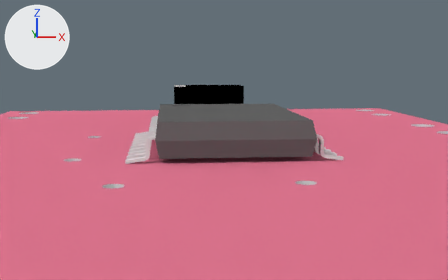
Renders of the Blender file products/12082/geometry_edit_blender/AD5330_Breakout.blend from each side of a commit.
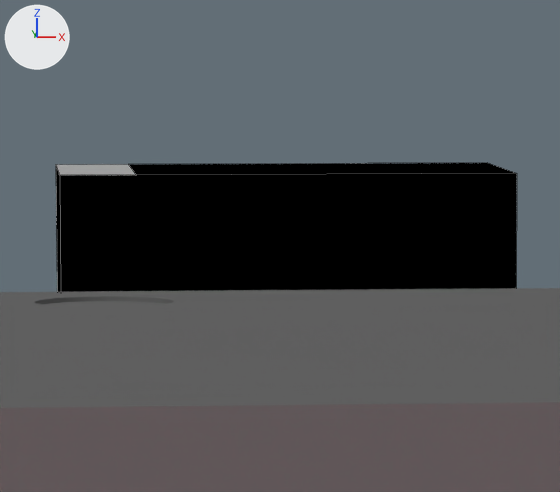
Old and new are each drawn from a camera (50 mm lens) standing at (8.23, -6.14, 3.65) and looking at (10.85, 21.31, -0.01) and again close up on the part from 37% to 56% of the width and 21% to 48% of the height. Lighting does not change. The marker at upper left points along +X, +Y and +Z. The close-ups show mesh edges as thin lines.

Names of what the first close-up shows: 'Mesh3 EIA3216_1 Model', 'Mesh4 TSSOP20_1 Model'.
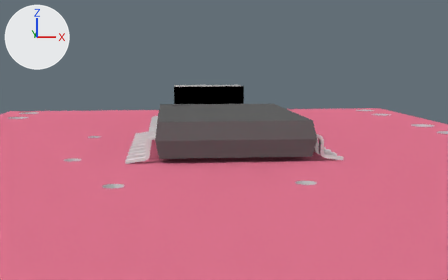
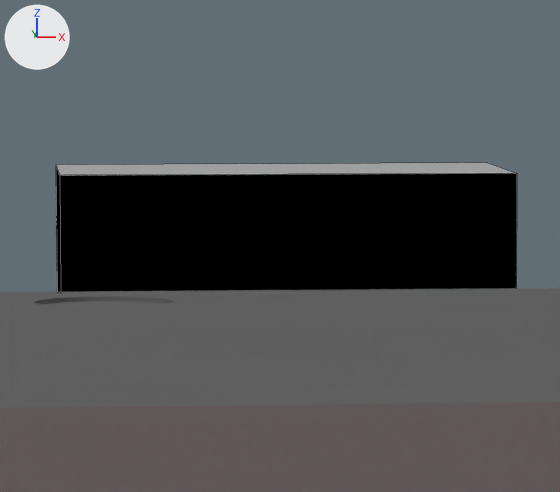
Boxes (x1, y1, x2, y2) around the edits, measured in the close-ups (560 x 492 px; the box of a moved part takes in the faces that stretch with it):
part 1 of me_mesh3_eia3216_1_model, moved or reshaped
    both: (122, 163, 517, 179)

Diff of the bpy script that builds the scene:
```diff
--- a/products/12082/geometry_edit_blender/AD5330_Breakout.blend.py
+++ b/products/12082/geometry_edit_blender/AD5330_Breakout.blend.py
@@ me_mesh3_eia3216_1_model @@
 me_mesh3_eia3216_1_model.from_pydata(...)  # 26 vertices, 19 faces; spans x 8.56..11.76, y 0.8..2.4, z -22.39..-20.79
 # used by ob_mesh3_eia3216_1_model
 # verts and faces of me_mesh3_eia3216_1_model; kept vertices keep their numbers, new ones are numbered from 26
 # before: 6 (11.66, 2.4, -22.39) at pixel (487, 162), 7 (11.66, 2.4, -20.79) at pixel (516, 173), 8 (11.66, 0.8, -20.79), 10 (11.66, 0.8, -22.39), 11 (9.16, 2.4, -22.39) at pixel (128, 164)
 # before: 12 (9.16, 2.4, -20.79) at pixel (136, 175), 13 (8.66, 2.4, -22.39) at pixel (55, 164), 14 (8.66, 2.4, -20.79) at pixel (59, 175), 15 (8.66, 0.8, -22.39), 16 (8.66, 0.8, -20.79)
+# me_mesh3_eia3216_1_model part 1
+delete_vertices([11, 12])  # with the faces that use them
+faces += [(6, 10, 15, 13), (7, 14, 16, 8)]  # mat_m_0137_black (black #000000)
+faces += [(6, 13, 14, 7)]  # mat_m_0134_dimgray (grey #acacac)
 me_mesh3_eia3216_1_model.materials.append(mat_frontcolor)
```
